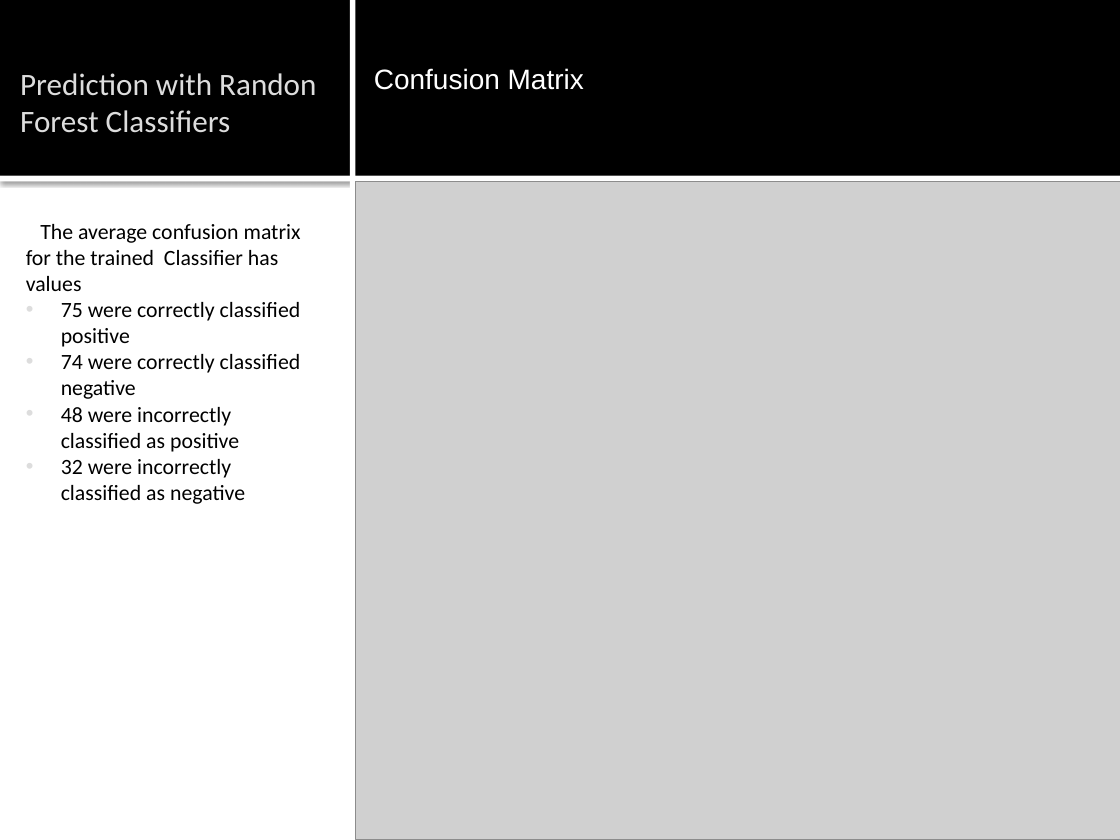
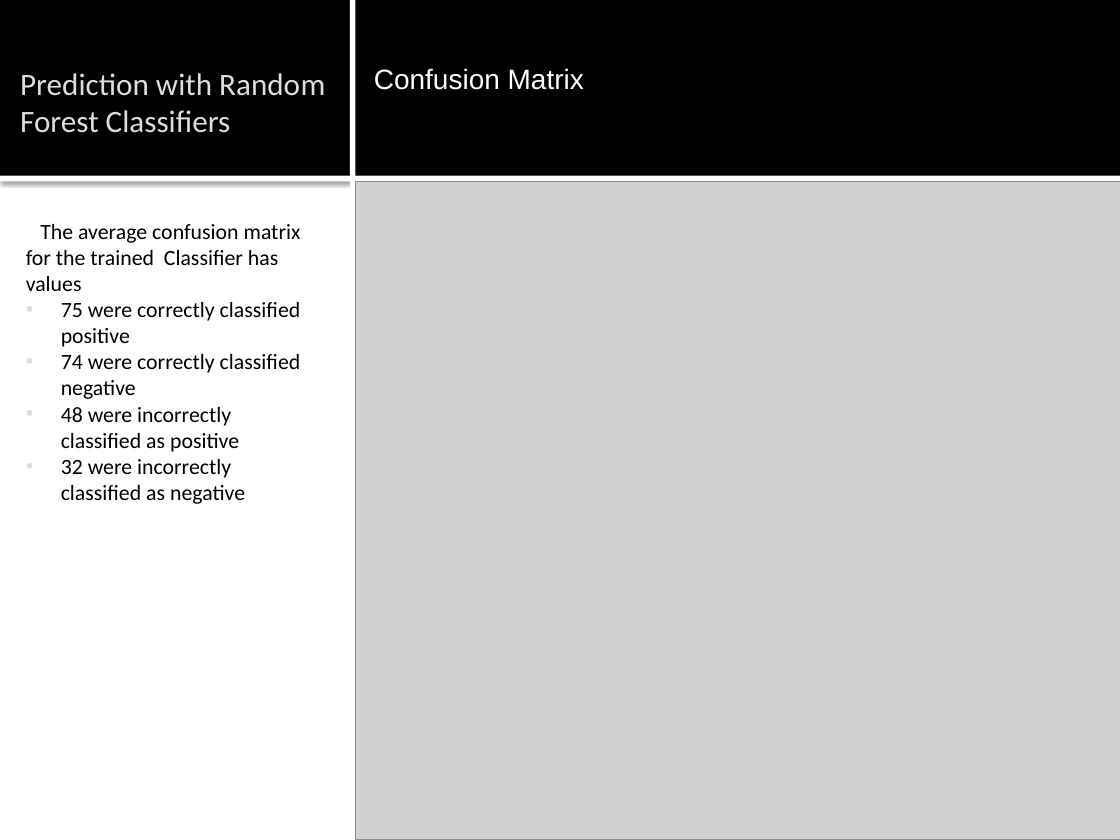
Before and after one commit to TarazGr/FDS-Final, a slide deck: slide 29 of Prova.pptx (slide 28 before the commit). Drawn at 1120x840 pixels with LibreOffice and Linux fonts; fonts in the diff are those of the drawing; grey boxes stand for pictures. Boxes give left, top, right and bottom in pixels: in the first picture for what was removed or moved away, otherwise in the second. Text is boxed around its words. In the diff, an @@ line names an element or a change of style, - is before the commit and + after.

```diff
--- a/Prova.pptx
+++ b/Prova.pptx
@@ title at (20, 73, 325, 133): text changed @@
-Prediction with Randon Forest Classifiers
+Prediction with Random Forest Classifiers
```
Also in this commit, not shown: 2 other slides changed, 3 slides added, 5 other files.
